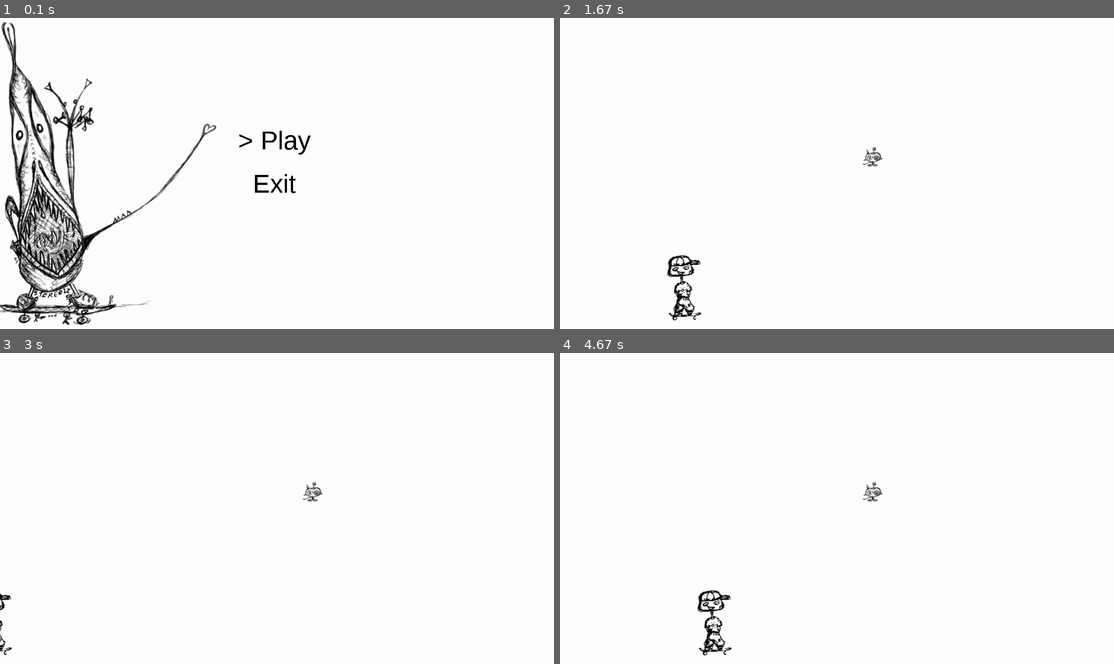
Above: before the commit, frames 1-4 (two rows, left to right).
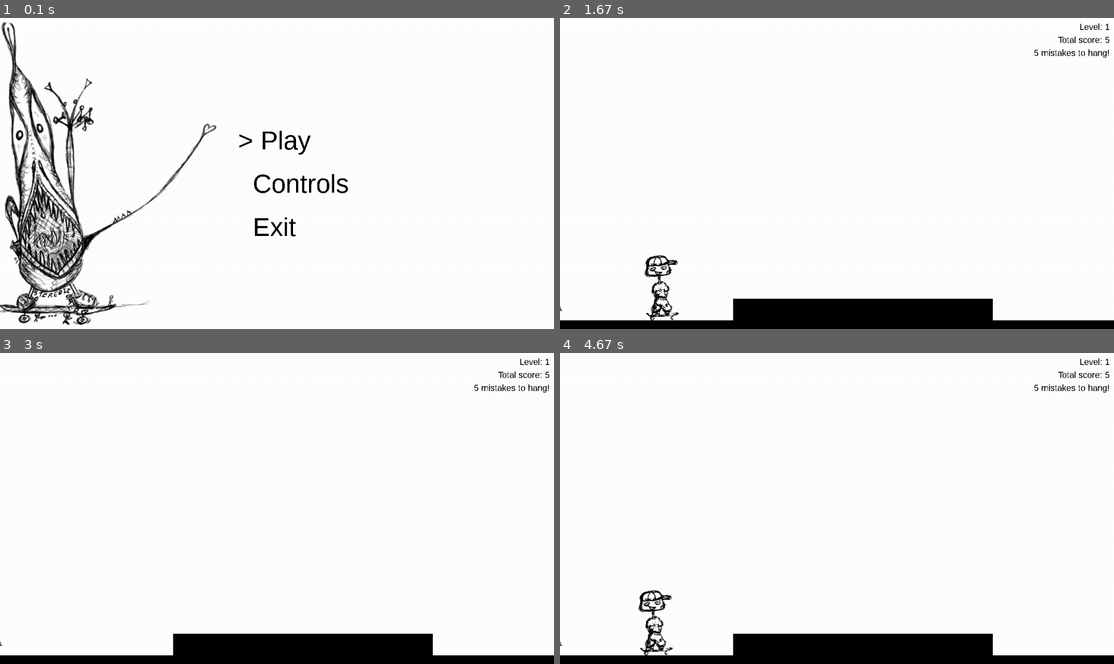
Above: after the commit, the same moments.

Repository: spookydoodle/bounce_pygame
Game: pygame game, started from Skater/Skater/main.py
Two runs of this game, one before a commit and one after it. Both use one fixed random seed, a clock stepped at 60 frames per second and the inputs below.
Inputs:
- Up to frame 1 (0.1 s): no input
- Up to frame 2 (1.67 s): tap Enter at 0.33 s; tap Space at 0.67 s; hold Up 1-1.47 s; hold Right from 1.5 s (still down)
- Up to frame 3 (3 s): release Right at 1.97 s; hold Left 2-2.53 s; hold Left 2.57-2.97 s
- Up to frame 4 (4.67 s): tap D at 3 s; hold Right 3.73-4.37 s; hold Left from 4.4 s (still down)

The runs differ from the first frame. In frame 1, 0.6% of the frame differs, in the area x 45-63%, y 50-71%; in frame 2, 7.6%; in frame 3, 6.6%; in frame 4, 7.6%, in the area x 0-100%, y 1-100%.

Commit message:
I can do ollie! and know which controls to use

Diff:
--- a/Skater/Skater/cls/game.py
+++ b/Skater/Skater/cls/game.py
@@ -2,78 +2,159 @@
 from pygame.locals import *
 from cls.score import *
 
+# M = Menu controls, G = Game controls
+CONTROLS = {"M_UP" : [pygame.K_w, pygame.K_UP],
+            "M_DOWN" : [pygame.K_s, pygame.K_DOWN],
+            "M_SELECT" : [pygame.K_KP_ENTER, pygame.K_RETURN],
+
+            "G_RIGHT" : [pygame.K_d, pygame.K_RIGHT],
+            "G_LEFT" : [pygame.K_a, pygame.K_LEFT],
+            "G_MANUAL" : [pygame.K_w, pygame.K_UP],
+            "G_OLLIE" : [pygame.K_SPACE],
+            "G_KICKFLIP" : [],
+            "G_BACKFLIP" : [],
+            "G_GRIND" : [],
+
+            "QUIT" : [pygame.K_q],
+            "YES" : [pygame.K_y],
+            "NO" : [pygame.K_n]
+            }
+
+
 class Obstacle(pygame.sprite.Sprite):
 
-    def __init__(self, image_path):
+    def __init__(self, image_path = None, image = None):
         super().__init__()
 
-        self.image = pygame.image.load(image_path).convert_alpha()
+        if image_path != None:
+            self.image = pygame.image.load(image_path).convert_alpha()
+        else:
+            self.image = image
+            self.image.fill((0, 0, 0))
+
         self.rect = self.image.get_rect()
 
 
 class Player(pygame.sprite.Sprite):
 
-    def __init__(self, image_path, speed = 0):
+    # these parameters are used to decrease velocity when decelerating
+    DRAG = 0.7
+    ZERO = 0.000001
+
+    # gravity parameter used for relating jumping velocity to main velocity G * v
+    G = 0.8
+
+    # elasticity parameter used to decrease velocity when hitting the ground
+    ELASTICITY = 0.8
+
+
+    # dictionary with paths to player images for each action/trick
+    IMAGES = {"MAIN" : "graphics/player.png",
+              "MANUAL" : "graphics/player_manual.png"
+              }
+
+    def __init__(self, speed = 0):
         super().__init__()
 
-        self.image = pygame.image.load(image_path).convert_alpha()
+        self.image = pygame.image.load(self.IMAGES["MAIN"]).convert_alpha()
         self.rect = self.image.get_rect()
 
         #self.collider = pygame.transform.scale(self.image, (int(0.6 * self.rect.width), int(0.6 * self.rect.height)))
         #self.collider = self.collider.move((int(0.2 * self.rect.width), int(0.2 * self.rect.height)))
         #self.collider_rect = self.collider.get_rect()
 
+        # speed is used for movement to left/right
         self.speed = speed
-        # acceleration, velocity, mass
+
+        # acceleration, velocity, mass - used for acceleration and deceleration.
+        # separate velocities for movement on x axis (right/left) and y axis (jump)
         self.a = 2
-        self.v = self.v_jump = self.v0 = 8
-        self.m = 6
+        self.v = self.v0 = 8
+        self.v_jump = self.G * self.v0
+        self.m = 5
         self.is_jumping = False
+        self.is_falling = False
         self.is_decelerating = False
 
-        # this parameter will be used to determine direction for slowing down when user stops skating; 1 = right, -1 = left, 0 = no movement
-        self.moving_direction = 0
-
-
+        # flags used to perform tricks
+        self.is_manual = False
+
+        # these parameters are used to perform an action when player hits an obstacle on horizontal axis (x)
+        self.is_colliding_x = False
+        self.is_colliding_y = False
+
+        # these parameters are used to determine direction for accelerating/decelerating when user stops skating;
+        # 1 = right/up, -1 = left/down, 0 = no movement
+        self.moving_direction_x = 0
+        self.moving_direction_y = 1
+
+
+    # function to load sprite images for each action/trick
+    def load_image(self, path):
+        self.image = pygame.image.load(path).convert_alpha()
+
+    # handle user input
     def move(self, screen, events):
 
+        # set moving_direction_x parameter based on user input, except for when skater is in the air (is_jumping parameter)
+        keystate = pygame.key.get_pressed()
+
+        if not self.is_jumping:
+
+            # here need to change to also use the dictionary CONTROLS - tbd later
+            if (keystate[K_RIGHT] or keystate[K_d]) and self.rect.x < (screen.get_size()[0] - self.rect.width):
+                self.moving_direction_x = 1
+
+            if (keystate[K_LEFT] or keystate[K_a]) and self.rect.x > 0:
+                self.moving_direction_x = -1
+
+
+        # set flags for tricks based on user input
+        if keystate[K_UP]: self.is_manual = True
+        else: self.is_manual = False
+
+
+        # set flags for jumping based on user input and for deceleration if user stops pressing movement buttons
         for event in events:
             if event.type == pygame.KEYDOWN:
-                if event.key == pygame.K_UP or event.key == pygame.K_w:
+                if event.key in CONTROLS["G_OLLIE"]:
                     self.is_jumping = True
 
             elif event.type == pygame.KEYUP:
                 self.is_decelerating = True
-
-
-        keystate = pygame.key.get_pressed()
-        if (keystate[K_RIGHT] or keystate[K_d]) and self.rect.x < (screen.get_size()[0] - self.rect.width):
-            self.moving_direction = 1
-
-        if (keystate[K_LEFT] or keystate[K_a]) and self.rect.x > 0:
-            self.moving_direction = -1
-
-
+                self.is_manual = False
+
+
+        # call movement functions after handling user input
+        self.call_movement_functions()
+
+
+    def call_movement_functions(self):
         self.accelerate()
         self.decelerate()
+        self.handle_images()
 
 
     def accelerate(self):
-        self.rect.x += self.speed * self.moving_direction
-        #self.rect.x += self.v * self.v / self.a * self.moving_direction
-
-        #if self.v < 16:
-        #    self.v += 1
+        self.rect.x += self.speed * self.moving_direction_x
+        #self.rect.x += self.v * self.v / self.a * self.moving_direction_x
+
+        #if self.v < 10:
+        #    self.v *= 1.2
 
 
     def decelerate(self):
-        if self.v > 0 and self.is_decelerating:
-            self.rect.x += self.v * self.v / self.a * self.moving_direction
-            self.v -= 1
-
-        elif self.v == 0:
+        if self.v > self.ZERO and self.is_decelerating:
+            self.rect.x += self.v * self.v / self.a * self.moving_direction_x
+
+            # decrease velocity using drag parameter but only if on the ground
+            if not self.is_jumping:
+                self.v *= self.DRAG
+
+        # if velocity reaches 0.00001 reset to initial velocity value v0
+        elif self.v <= self.ZERO:
             self.is_decelerating = False
-            self.moving_direction = 0
+            self.moving_direction_x = 0
             self.v = self.v0
 
 
@@ -88,12 +169,30 @@
             # Change velocity
             self.v_jump -= 1
 
+
+            ## this code was supposed to make jumps smoother
+
+            #if not self.is_falling:
+            #    self.v_jump *= self.DRAG
+            #else:
+            #    self.v_jump = (-1) * abs(self.v_jump) * 1/self.DRAG
+
+            #if self.v_jump < self.ZERO:
+            #    self.is_falling = True
+
+
             # If ground is reached, reset variables.
             if self.rect.y >= ground_pos_y:
                 self.rect.y = ground_pos_y
-                self.v_jump = self.v0
+                self.v_jump = self.G * self.v0
+                self.v *= self.ELASTICITY
 
                 self.is_jumping = False
+
+
+    def handle_images(self):
+        if self.is_manual: self.image = pygame.image.load(self.IMAGES["MANUAL"]).convert_alpha()
+        else: self.image = pygame.image.load(self.IMAGES["MAIN"]).convert_alpha()
 
 
 class State:
@@ -105,7 +204,7 @@
     def process_events(self):
         raise NotImplementedError
 
-    def run_level(self):
+    def run(self):
         raise NotImplementedError
 
     def display_frame(self, background_image):
@@ -118,11 +217,13 @@
 
 class Menu(State):
 
-    OPTIONS = ["Play", "Exit"]
+    OPTIONS = ["Play",
+               "Controls",
+               "Exit"]
 
     def __init__(self):
         State.__init__(self)
-        self.active_state = "menu"
+        self.active_state = "Menu"
         self.selected_index = 0
 
 
@@ -138,25 +239,29 @@
 
     def process_events(self):
 
-            if self.active_state == "game": return Game()
-            elif self.active_state in ("menu", "next_level"): return self
-            elif self.active_state == "exit": return self; self.exit = True
-
-
-    def run_level(self, screen, events):
+            if self.active_state == "Play": return Game()
+            elif self.active_state == "Controls" : return Controls()
+            elif self.active_state in ("Menu", "Next_Level"): return self
+            #elif self.active_state == "Exit": return self; self.exit = True
+            elif self.active_state == "Exit": pygame.quit()
+
+
+    def run(self, screen, events):
 
         for event in events:
             if event.type == pygame.KEYDOWN:
 
-                if event.key == pygame.K_DOWN and self.selected_index < (len(self.OPTIONS) - 1):
+                if event.key in CONTROLS["M_DOWN"] and self.selected_index < (len(self.OPTIONS) - 1):
                     self.selected_index = self._next_index()
 
-                if event.key == pygame.K_UP and self.selected_index > 0:
+                if event.key in CONTROLS["M_UP"] and self.selected_index > 0:
                     self.selected_index = self._previous_index()
 
-                if event.key == pygame.K_KP_ENTER or event.key == pygame.K_RETURN:
-                   if self.selected_index == 0: self.active_state = "game"
-                   elif self.selected_index == 1: pygame.quit()
+                if event.key in CONTROLS["M_SELECT"]:
+                   #if self.selected_index == 0: self.active_state = "game"
+                   #if self.selected_index == 1: self.active_state = "controls"
+                   #if self.selected_index == 2: pygame.quit()
+                   self.active_state = self.OPTIONS[self.selected_index]
 
 
     def display_frame(self, screen, background_image):
@@ -176,6 +281,73 @@
         pygame.display.update()
 
 
+class Controls(State):
+
+    # dictionary with assignment and descriptions of control keys
+    CONTROLS_DESC = [["Right", "D / Right Arrow"],
+                ["Left", "A / Left Arrow"],
+                ["Jump / Ollie", "Space"],
+                ["Manual / Grind", "W / Up Arrow"],
+                ["Back", "B / Return"]
+                ]
+
+
+    def __init__(self):
+        State.__init__(self)
+        self.active_state = "Controls"
+        self.selected_index = 4
+
+
+    def _next_index(self):
+        max = len(self.CONTROLS_DESC)
+        return (self.selected_index + 1) % max
+
+
+    def _previous_index(self):
+        max = len(self.CONTROLS_DESC)
+        return (self.selected_index - 1) % max
+
+
+    def process_events(self):
+
+            if self.active_state == "Back": return Menu()
+            else: return self
+
+
+    def run(self, screen, events):
+
+        for event in events:
+            if event.type == pygame.KEYDOWN:
+
+                if event.key in CONTROLS["M_DOWN"] and self.selected_index < (len(self.CONTROLS_DESC) - 1):
+                    self.selected_index = self._next_index()
+
+                if event.key in CONTROLS["M_UP"] and self.selected_index > 0:
+                    self.selected_index = self._previous_index()
+
+                if event.key in CONTROLS["M_SELECT"]:
+                   self.active_state = self.CONTROLS_DESC[self.selected_index][0]
+
+
+    def display_frame(self, screen, background_image):
+        font = pygame.font.SysFont('Arial', 30)
+        BLACK = (0, 0, 0); WHITE = (255, 255, 255); RED = (255, 0, 0)
+        selected_marker = ">"; unselected_marker = " "
+
+        # clean game area
+        screen.blit(background_image, (0, 0))
+
+
+        for j in range(len(self.CONTROLS_DESC[0])):
+            for i in range(len(self.CONTROLS_DESC)):
+                if (j == 0 and i == self.selected_index): text = "{} {}".format(selected_marker, self.CONTROLS_DESC[i][j])
+                else: text = "{} {}".format(unselected_marker, self.CONTROLS_DESC[i][j])
+
+                draw_text(screen, text, font, BLACK, "L", 550 + j*200, 250 + i*50)
+
+        pygame.display.update()
+
+
 class Game(State):
 
     def __init__(self):
@@ -188,7 +360,7 @@
         self.all_sprites = []
         self.all_sprites_group = pygame.sprite.Group()
 
-        self.player = Player("graphics/player.png", speed = 10)
+        self.player = Player(speed = 8)
         self.player.rect.x = 100
         self.player.rect.y = 550
         self.all_sprites_group.add(self.player)
@@ -203,12 +375,13 @@
         self.won_level = False
         self.new_level = True
 
+
     def process_events(self):
-        if self.active_state == "menu": return Menu()
+        if self.active_state == "Menu": return Menu()
         else: return self
 
 
-    def run_level(self, screen, events):
+    def run(self, screen, events):
 
         if self.new_level:
             self.level += 1
@@ -246,12 +419,19 @@
         self.all_sprites_group = pygame.sprite.Group()
         self.all_sprites = []
 
-        obstacle = Obstacle("graphics/obstacle.png")
-        obstacle.rect.x = 700
-        obstacle.rect.y = 300
+        obstacle = Obstacle(image_path = "graphics/obstacle.png")
+        obstacle.rect.x = -40
+        obstacle.rect.y = 650
+
+        obstacle2 = Obstacle(image = pygame.Surface([600, 50]))
+        obstacle2.rect.x = 400
+        obstacle2.rect.y = 650
 
         self.all_sprites.append(obstacle)
         self.all_sprites_group.add(obstacle)
+
+        self.all_sprites.append(obstacle2)
+        self.all_sprites_group.add(obstacle2)
 
 
     def check_collision(self):
@@ -259,9 +439,12 @@
         collision_list = pygame.sprite.spritecollide(self.player, self.all_sprites, False)
 
         for obstacle in collision_list:
-            self.all_sprites_group.remove(obstacle)
-            self.all_sprites.remove(obstacle)
-            self.score.decrease_current()
+            #self.all_sprites_group.remove(obstacle)
+            #self.all_sprites.remove(obstacle)
+            #self.score.decrease_current()
+
+            if (self.player.rect.x + self.player.rect.width) >= obstacle.rect.x:
+                self.is_colliding_x = True
 
 
     def check_game_result(self):
@@ -272,15 +455,15 @@
     def game_over_continue(self, events):
         for event in events:
             if event.type == pygame.KEYDOWN:
-                if event.key == pygame.K_y:
-                    self.active_state = "menu"
+                if event.key in CONTROLS["YES"]:
+                    self.active_state = "Menu"
                 elif event.key == pygame.K_n:
                     self.exit = True
 
 
     def won_level_continue(self, events):
         for event in events:
-            if event.type == pygame.KEYDOWN and event.key == pygame.K_y:
+            if event.type == pygame.KEYDOWN and event.key in CONTROLS["YES"]:
                 self.won_level = False
                 self.new_level = True
 
@@ -318,6 +501,10 @@
 
 
     def draw_main_game(self, screen, color):
+
+        # draw ground
+        self.draw_ground(screen, color)
+
         # draw alphabet letters
         self.all_sprites_group.draw(screen)
 
@@ -338,6 +525,9 @@
     ##            draw_text(screen, c, font, color, "L", (550 + (30-a)*35), (100 + b*60))
     ##            a -= 1
 
+    def draw_ground(self, screen, color):
+        screen.fill(color, (0, 700, screen.get_size()[0], 20))
+
 
     def draw_game_results(self, screen, score, color):
         font = pygame.font.SysFont('Arial', 20)
@@ -346,7 +536,7 @@
                              "{} mistakes to hang!".format(str(score.current_score))]
 
         for n, result in enumerate(game_results_list):
-            draw_text(screen, result, font, color, "R", 1550, (10 + n*30))
+            draw_text(screen, result, font, color, "R", screen.get_rect().width - 10, (10 + n*30))
 
 
 def draw_text(screen, text, font, color, side, side_px, top_px):
--- a/Skater/Skater/main.py
+++ b/Skater/Skater/main.py
@@ -31,7 +31,7 @@
     if game_state.__class__ != game_state.process_events().__class__:
         game_state = game_state.process_events()
 
-    game_state.run_level(screen, events)
+    game_state.run(screen, events)
 
     game_state.display_frame(screen, background_image)
 
Binary file changed: Skater/Skater/graphics/player.png
Binary file added: Skater/Skater/graphics/player_manual.png
